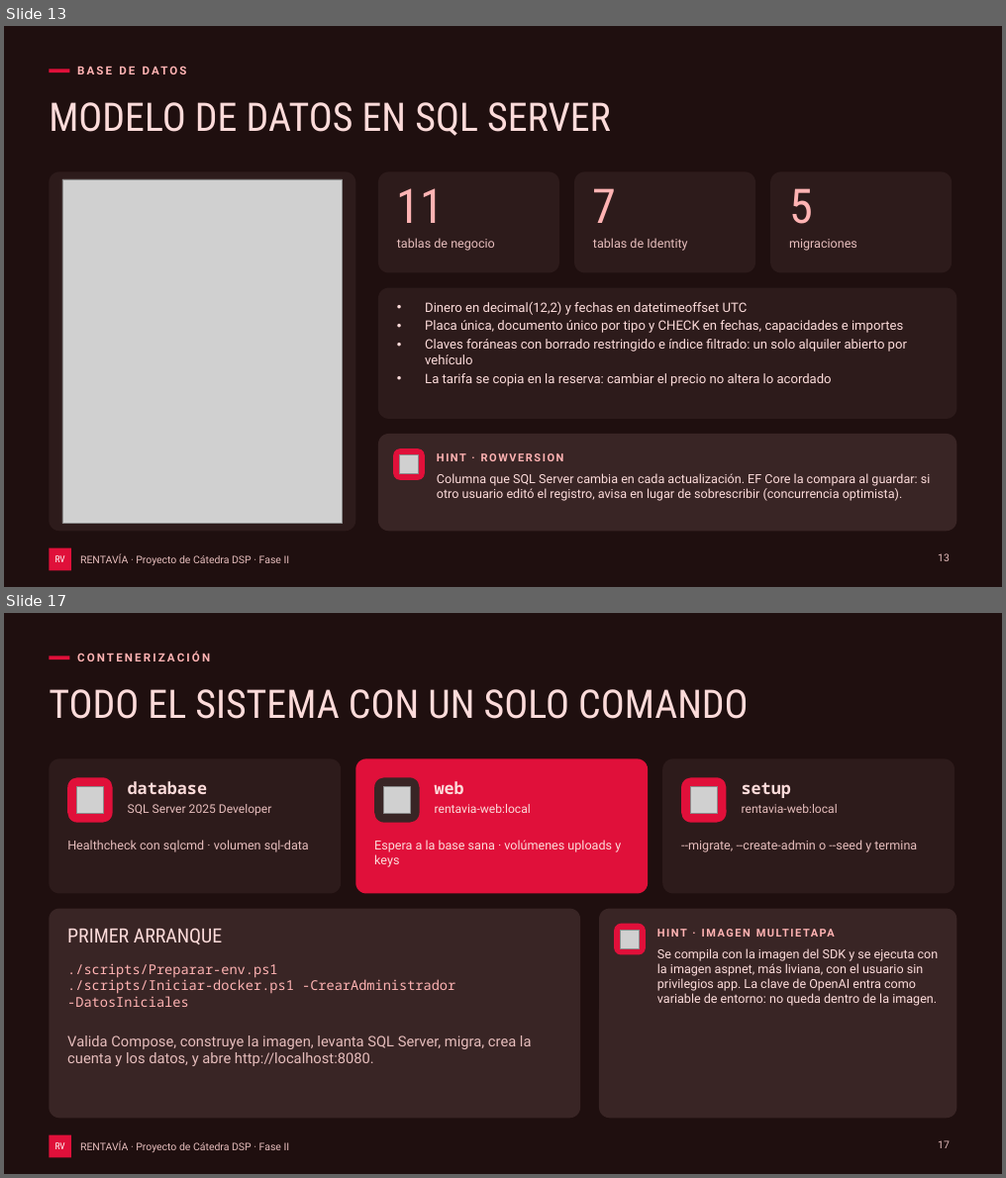
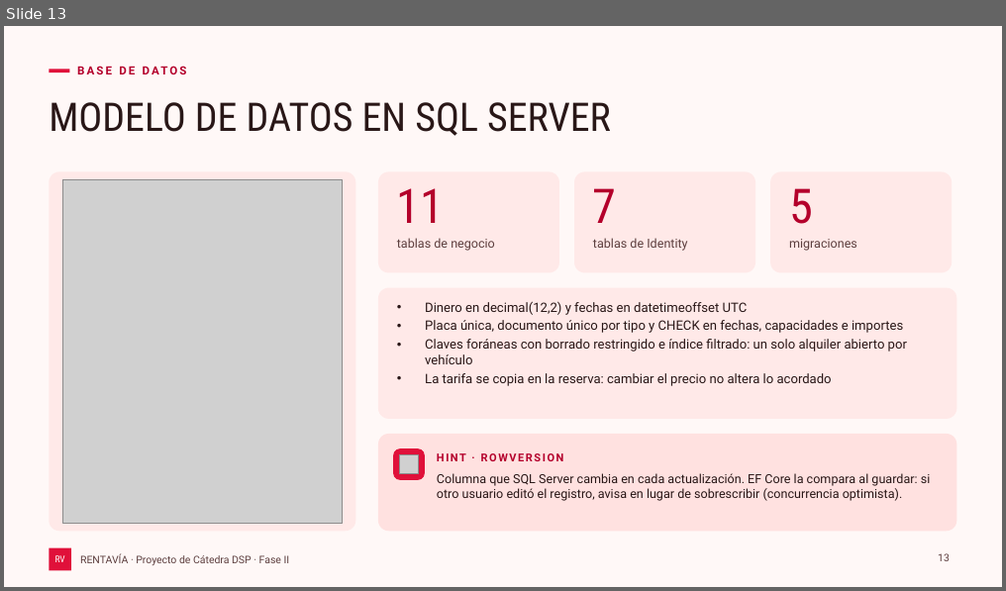
Before and after one commit to caleb-bvm/Rentavia, a slide deck: docs/fase-2/Rentavia-Presentacion.pptx. Shown one above the other, each under a label of ours: slides 13 and 17 before the commit, slide 13 after it; the slides between them are not shown. The pictures are 1006x1178 and 1006x591 pixels, drawn with LibreOffice and Linux fonts; fonts in the diff are those of the drawing; grey boxes stand for pictures. Boxes give left, top, right and bottom in pixels: in the first picture for what was removed or moved away, otherwise in the second. Text is boxed around its words. In the diff, an @@ line names an element or a change of style, - is before the commit and + after.

Commit message:
docs: presentación en modo claro y con Docker como sección propia
Usa el esquema claro de site.css y capturas de la interfaz en claro.
Docker pasa a ser la sección 06 con cuatro diapositivas: conceptos,
Dockerfile multietapa, servicios de Compose y ejecución con evidencia
de Docker Desktop.

```diff
--- a/docs/fase-2/Rentavia-Presentacion.pptx
+++ b/docs/fase-2/Rentavia-Presentacion.pptx
@@ slide 17 removed at [4, 613, 1002, 1174], background #1F0F0F; not listed: 4 template elements that a slide beside it also shows @@
@@ text removed at [77, 652, 210, 662] @@
-CONTENERIZACIÓN
@@ title removed at [49, 689, 748, 719] @@
-TODO EL SISTEMA CON UN SOLO COMANDO
@@ rounded rectangle removed at [49, 759, 341, 894] @@
@@ rounded rectangle removed at [355, 759, 648, 894] @@
@@ rounded rectangle removed at [662, 759, 954, 894] @@
@@ rounded rectangle removed at [67, 777, 113, 823] @@
@@ picture removed at [76, 786, 104, 814] @@
@@ text removed at [128, 781, 207, 794] @@
-database
@@ rounded rectangle removed at [374, 777, 420, 823] @@
@@ picture removed at [383, 786, 411, 814] @@
@@ text removed at [435, 781, 464, 794] @@
-web
@@ rounded rectangle removed at [681, 777, 727, 823] @@
@@ picture removed at [690, 786, 718, 814] @@
@@ text removed at [742, 782, 791, 798] @@
-setup
@@ text removed at [128, 804, 272, 816] @@
-SQL Server 2025 Developer
@@ text removed at [435, 804, 531, 813] @@
-rentavia-web:local
@@ text removed at [742, 804, 838, 813] @@
-rentavia-web:local
@@ text removed at [67, 840, 309, 853] @@
-Healthcheck con sqlcmd · volumen sql-data
@@ text removed at [374, 840, 621, 867] @@
-Espera a la base sana · volúmenes uploads y keys
@@ text removed at [681, 840, 917, 853] @@
---migrate, --create-admin o --seed y termina
@@ rounded rectangle removed at [49, 909, 580, 1118] @@
@@ rounded rectangle removed at [599, 909, 957, 1118] @@
@@ text removed at [67, 928, 222, 945] @@
-PRIMER ARRANQUE
@@ rounded rectangle removed at [614, 924, 646, 956] @@
@@ picture removed at [620, 930, 639, 949] @@
@@ text removed at [657, 922, 943, 944] @@
-HINT · IMAGEN MULTIETAPA
@@ text removed at [67, 963, 455, 1007] @@
-./scripts/Preparar-env.ps1
-./scripts/Iniciar-docker.ps1 -CrearAdministrador -DatosIniciales
@@ text removed at [657, 949, 939, 1006] @@
-Se compila con la imagen del SDK y se ejecuta con la imagen aspnet, más liviana, con el usuario sin privilegios app. La clave de OpenAI entra como variable de entorno: no queda dentro de la imagen.
@@ text removed at [67, 1036, 532, 1066] @@
-Valida Compose, construye la imagen, levanta SQL Server, migra, crea la cuenta y los datos, y abre http://localhost:8080.
@@ page number removed at [938, 1141, 949, 1149] @@
-17
@@ slide 13 changed as well @@
@@ background #1F0F0F to #FFF8F7 @@
@@ fill #2D1B1B to #FFE9E8 in 5 elements at [378, 172, 559, 274], [574, 172, 755, 274], [770, 172, 951, 274], [378, 288, 957, 419], [49, 172, 355, 531] @@
@@ rounded rectangle at [378, 434, 957, 531]: fill #392525 to #FFE1E0 @@
@@ text colour #FFB3B3 to #B4002B in 5 elements at [77, 59, 751, 83], [397, 188, 445, 223], [593, 188, 617, 223], [789, 188, 813, 224], [437, 454, 564, 462] @@
@@ text colour #FCDBDA to #291717 in 3 elements at [49, 102, 611, 136], [425, 301, 907, 386], [437, 473, 931, 501] @@
@@ text colour #E6BDBC to #5D3F3F in 5 elements at [397, 238, 495, 251], [593, 238, 687, 251], [789, 239, 857, 251], [938, 554, 949, 562], [80, 554, 290, 566] @@
```
Also in this commit, not shown: 24 other slides changed, 5 slides added.
